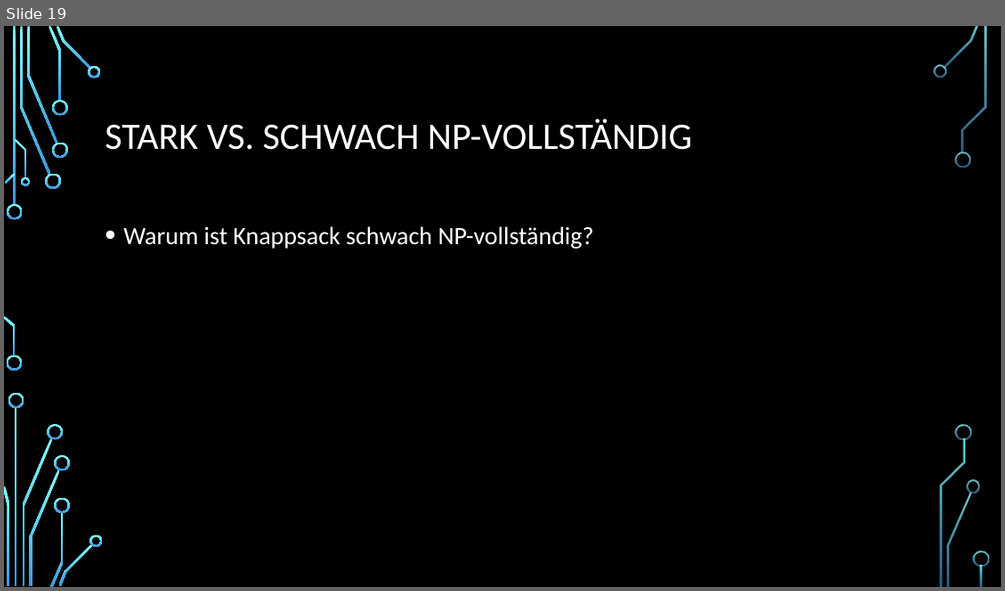
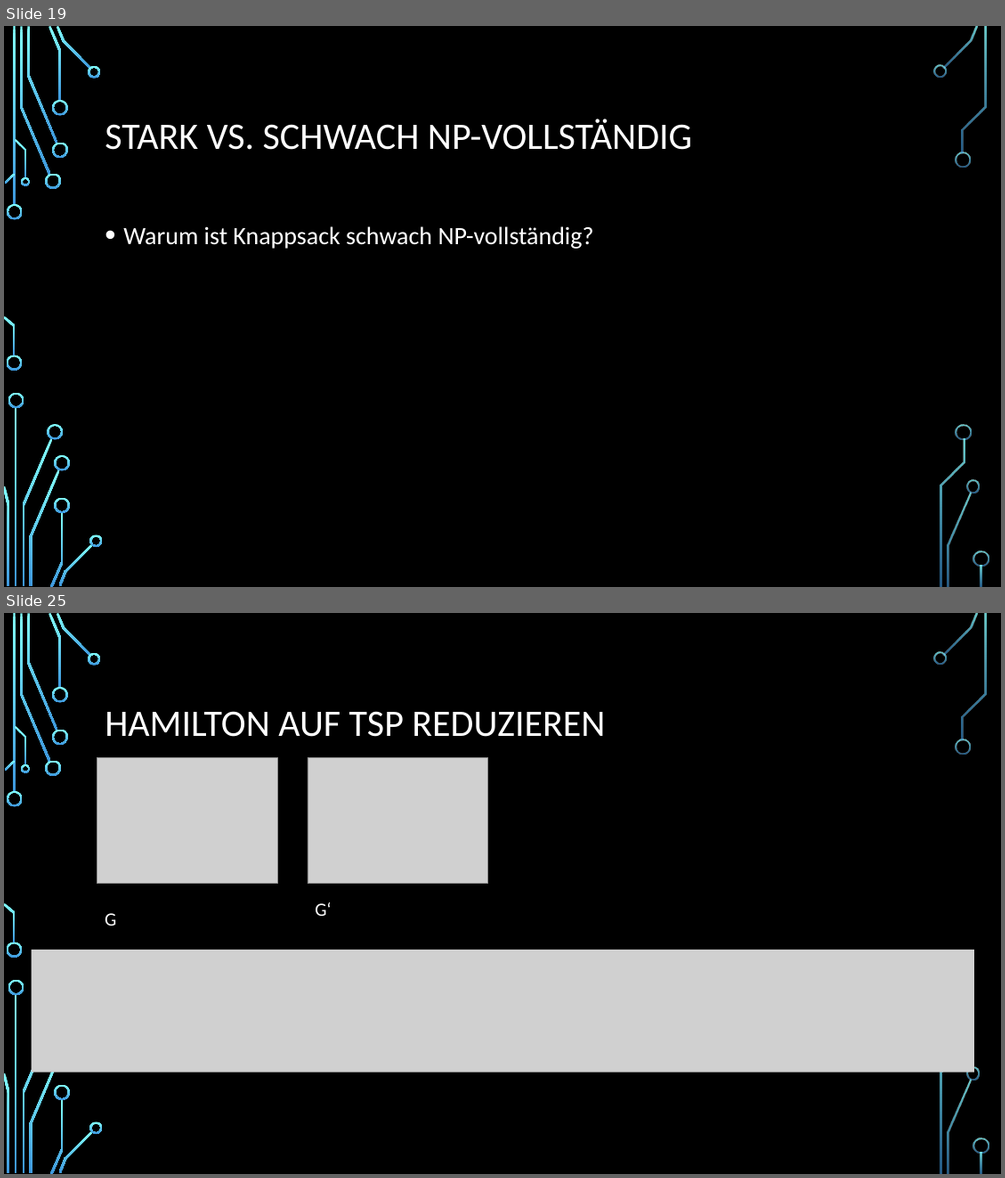
Before and after one commit to Seppl2202/Pseudopolynomielle-Algorithmen, a slide deck: Pseudopolynomielle Algorithmen.pptx. Shown one above the other, each under a label of ours: slide 19 before the commit, slides 19 and 25 after it; the slides between them are not shown. The pictures are 1005x591 and 1005x1178 pixels, drawn with LibreOffice and Linux fonts; fonts in the diff are those of the drawing; grey boxes stand for pictures; background and template pictures are left out. Boxes give left, top, right and bottom in pixels: in the first picture for what was removed or moved away, otherwise in the second. Text is boxed around its words. In the diff, an @@ line names an element or a change of style, - is before the commit and + after.

```diff
--- a/Pseudopolynomielle Algorithmen.pptx
+++ b/Pseudopolynomielle Algorithmen.pptx
@@ slide 25 added at [4,613,1001,1174], background picture (left out); not listed: 33 template elements that a slide beside it also shows @@
@@ title added at [105,711,605,737], 36 pt, text #FFFFFF @@
+HAMILTON AUF TSP REDUZIEREN
@@ picture added at [97,757,278,883] @@
@@ picture added at [307,757,488,883] @@
@@ text added at [315,902,331,916], 18 pt, text #FFFFFF @@
+G‘
@@ text added at [105,913,116,925], 18 pt, text #FFFFFF @@
+G
@@ picture added at [32,949,975,1072] @@
```
Also in this commit, not shown: 5 other slides added, 1 slide removed.
